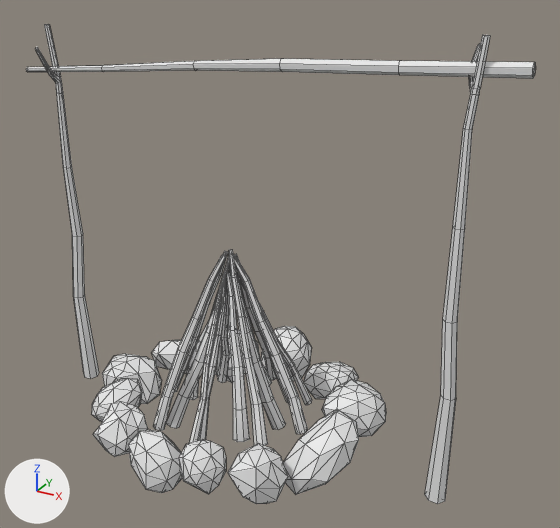
The FBX model Content/Environment/Pickupable/Campfire/Meshes/SM_Campfire_01.fbx: old version first, new version second.
Camera for both pictures: a 50 mm lens placed at (1.211, -1.896, 1.529), pointed at (0.132, 0.067, 0.547). Arrows for +X, +Y and +Z are at lower left; the lights stay in place. Mesh edges are drawn as thin lines. Where no turn or scale is listed for an object, it has been applied to the vertices.

Script lines for the objects in view, before the commit:
```python
me_circle_005 = bpy.data.meshes.new('Circle.005')
me_circle_005.from_pydata(...)  # 1329 vertices, 1793 faces; spans x -0.79..0.84, y -0.43..0.49, z -0.11..1.28
# faces by material slot: [1007, 786]
me_circle_005.materials.append(mat_stick)  # white #e7e7e7
me_circle_005.materials.append(mat_stone)  # white #e7e7e7
ob_campfiresmall = bpy.data.objects.new('CampfireSmall', me_circle_005)
ob_campfiresmall.location = (-0.007, -0.004, 0.0)
```
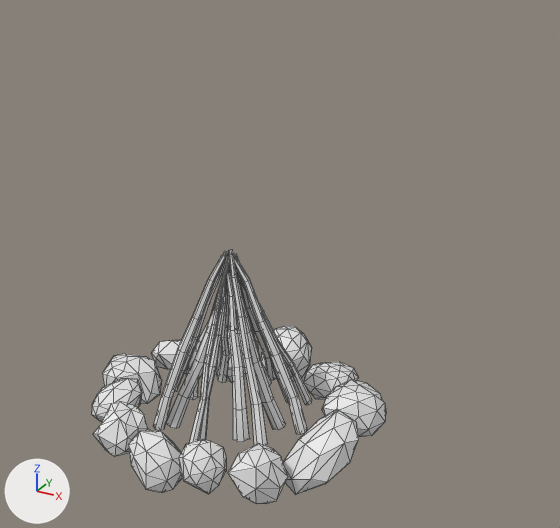
Pixel boxes [x1, y1, x2, y2] of what changed, in the pictures (560 x 528 px):
'CampfireSmall', reshaped (42% narrower, 47% shorter)
    before: [26, 24, 535, 504]
    after: [92, 249, 386, 504]
part 1 of me_circle_005, deleted
    before: [425, 35, 490, 504]
part 2 of me_circle_005, deleted
    before: [35, 24, 99, 379]
part 3 of me_circle_005, deleted
    before: [26, 59, 535, 79]

What changed in the scene script:
```text
Change me_circle_005:
    where me_circle_005.from_pydata(...)  # 1329 vertices, 1793 faces; spans x -0.79..0.84, y -0.43..0.49, z -0.11..1.28
    used by ob_campfiresmall; location = (-0.007, -0.004, 0.0)
    me_circle_005 part 1: the loose piece of 82 vertices spanning x 0.68..0.75, y -0.02..0.13, z -0.09..1.28 is deleted
    me_circle_005 part 2: the loose piece of 82 vertices spanning x -0.72..-0.66, y -0.04..0.08, z -0.09..1.23 is deleted
    me_circle_005 part 3: the loose piece of 44 vertices spanning x -0.79..0.84, y 0.01..0.07, z 1.07..1.23 is deleted
```
